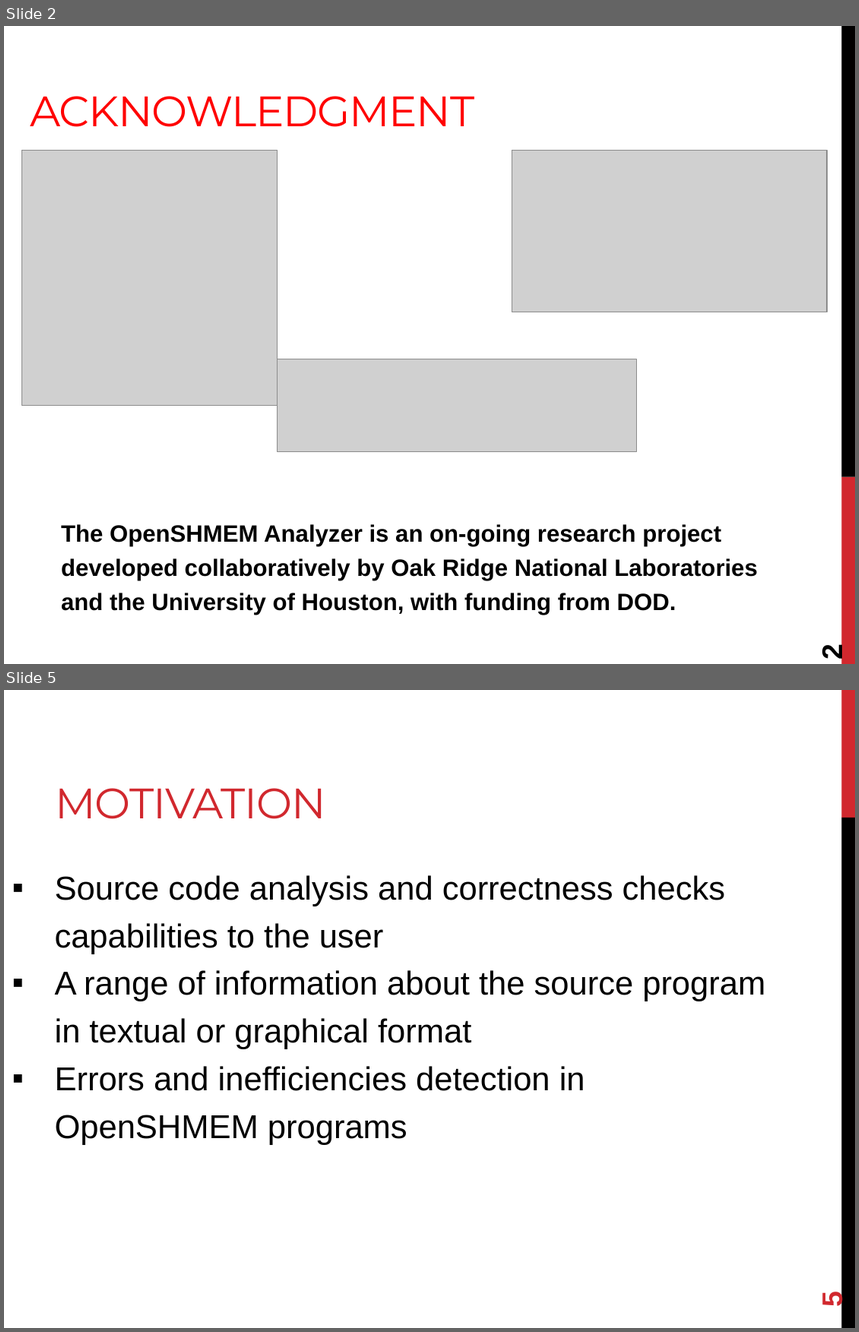
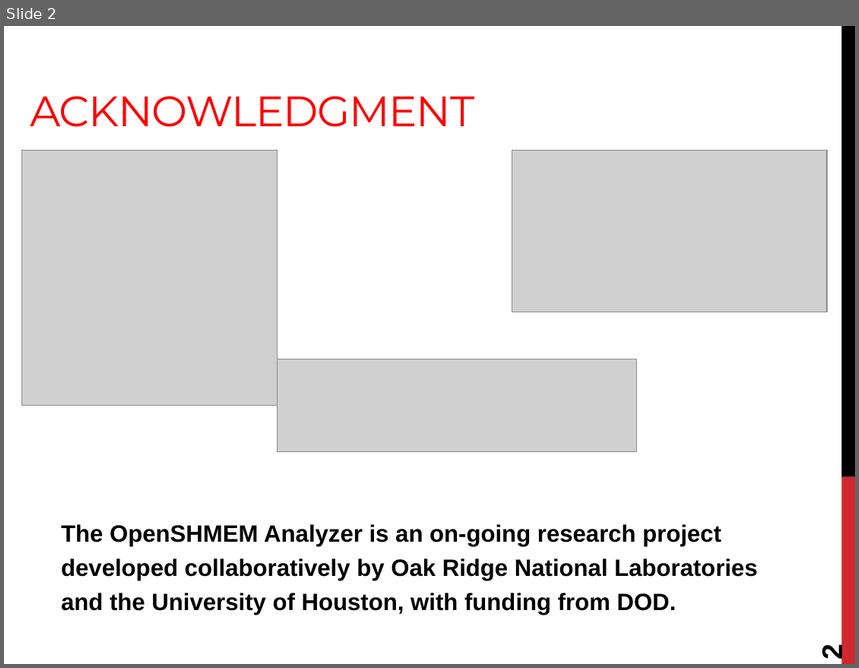
Before and after one commit to openshmem-org/sc14-tutorial, a slide deck: SHMEM-Analyzer.pptx. Shown one above the other, each under a label of ours: slides 2 and 5 before the commit, slide 2 after it; the slides between them are not shown. The pictures are 859x1332 and 859x668 pixels, drawn with LibreOffice and Linux fonts; fonts in the diff are those of the drawing; grey boxes stand for pictures. Boxes give left, top, right and bottom in pixels: in the first picture for what was removed or moved away, otherwise in the second. Text is boxed around its words. In the diff, an @@ line names an element or a change of style, - is before the commit and + after.

Commit message:
Finish a first version of the SHMEM Analyzer slides

```diff
--- a/SHMEM-Analyzer.pptx
+++ b/SHMEM-Analyzer.pptx
@@ slide 5 removed at box(4, 690, 855, 1328), background #FFFFFF @@
@@ rectangle removed at box(842, 690, 855, 818) @@
@@ title removed at box(55, 788, 326, 819) @@
-MOTIVATION
@@ rectangle removed at box(842, 818, 855, 1328) @@
@@ text removed at box(55, 875, 766, 1145) @@
-▪ Source code analysis and correctness checks capabilities to the user
-▪ A range of information about the source program in textual or graphical format
-▪ Errors and inefficiencies detection in OpenSHMEM programs
@@ page number removed at box(816, 1293, 848, 1308) @@
-5
```
Also in this commit, not shown: 9 slides changed, 2 slides added, 2 other slides removed.
